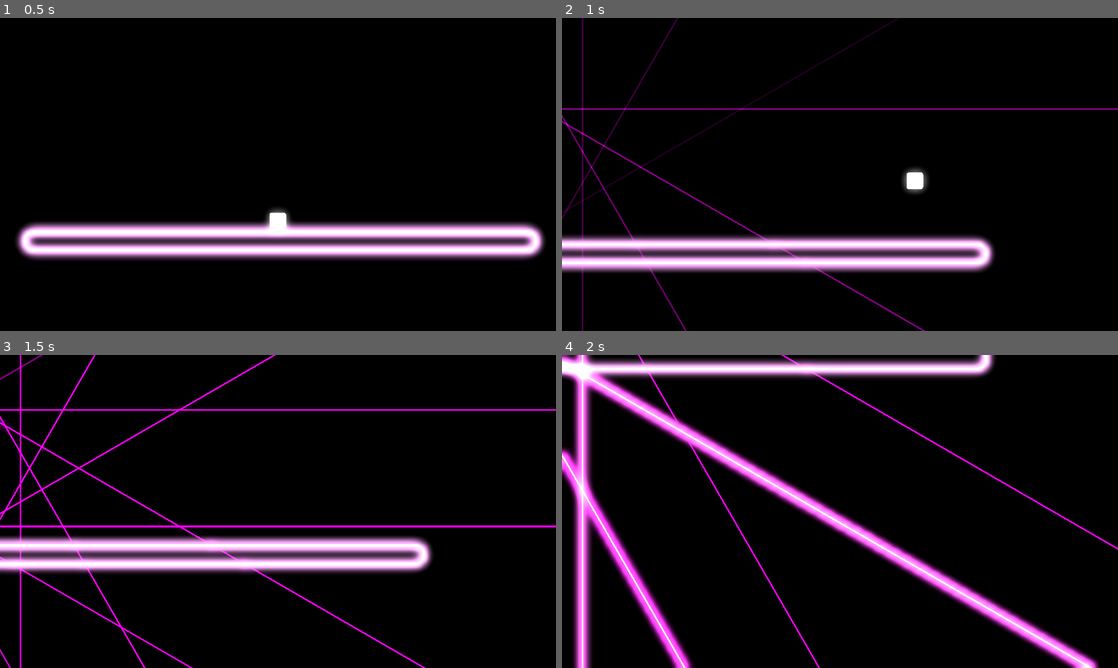
Above: before the commit, frames 1-4 (two rows, left to right).
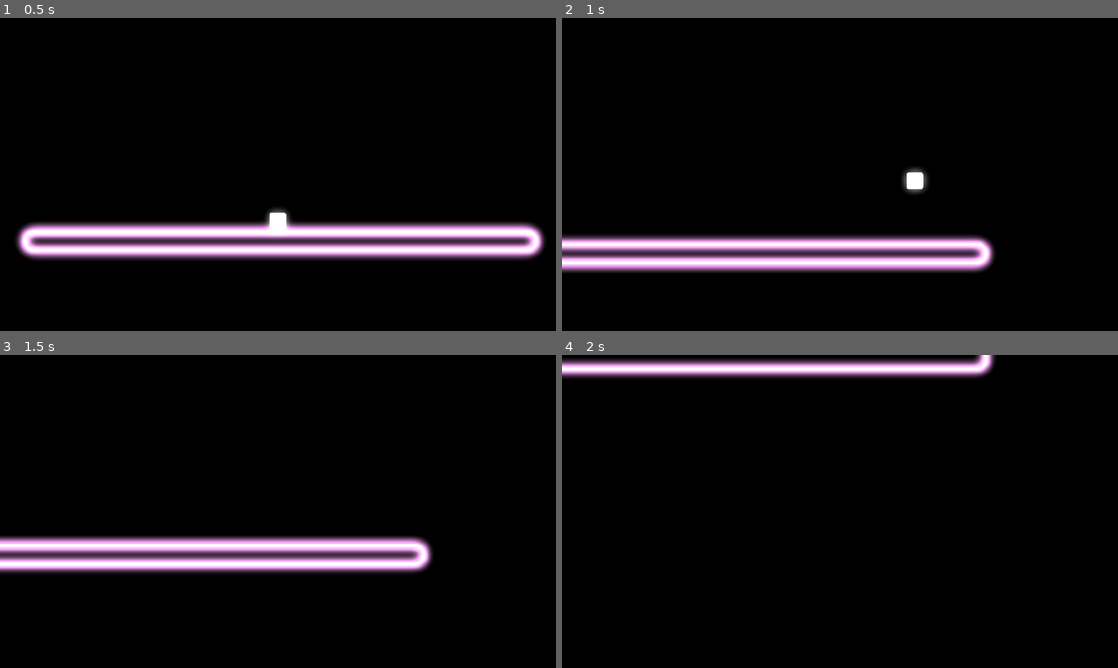
Above: after the commit, the same moments.

Repository: FireEntity1/beat-jumper
Game: Godot game, scene res://scenes/main_game.tscn
Two runs of this game, one before a commit and one after it. Both use one fixed random seed, a clock stepped at 60 frames per second and the inputs below.
Inputs:
- Up to frame 1 (0.5 s): no input
- Up to frame 2 (1 s): tap Enter at 0.5 s; hold D (right) from 0.53 s (still down); tap Ctrl (dash) at 0.6 s; tap Space (jump) at 0.77 s
- Up to frame 3 (1.5 s): keep holding D (right); tap S (slam) at 1.35 s
- Up to frame 4 (2 s): keep holding D (right); tap Space (jump) at 1.52 s

Frame 1 is identical in both runs. In frame 2, 2.1% of the frame differs, in the area x 0-100%, y 0-100%; in frame 3, 3.2%; in frame 4, 13%.

Commit message:
feat: proper handling of laser_circle params

Diff:
--- a/scripts/event_handler.gd
+++ b/scripts/event_handler.gd
@@ -23,24 +23,13 @@
 var events = [
 	{
 		"type": "laser_circle",
-		"beat": 5,
-		"pos": Vector2(4,1),
-		"rot": 0
-	},
-	{
-		"type": "laser_circle",
 		"beat": 10,
-		"pos": Vector2(7,1),
-		"rot": 0
-	},
-	{
-		"type": "laser_circle",
-		"beat": 15,
 		"pos": Vector2(10,1),
 		"rot": 0,
-		"radius": 100,
-		"amount": 24,
-		"edges": 6
+		"radius": 300,
+		"amount": 96,
+		"edges": 16,
+		"speed": 1.0/24.0
 	}
 ]
 
@@ -61,8 +50,15 @@
 			temp.fire_beat = event.beat
 			temp.pos = event.pos
 			temp.rot = event.rot
+			match event.type:
+				"laser_circle":
+					temp.speed = event.speed
+					temp.radius = event.radius
+					temp.edges = event.edges
+					temp.amount = event.amount
 			add_child(temp)
 			event_index += 1
+
 		else:
 			break
 
--- a/scripts/laser_circle.gd
+++ b/scripts/laser_circle.gd
@@ -1,10 +1,10 @@
 extends Node2D
 
-@export var edges = 12
-@export var radius = 300
-@export var amount = 24
-@export var speed = 0.125
-@export var fire_beat = 1
+@export var edges: int
+@export var radius: int
+@export var amount: int
+@export var speed: float
+@export var fire_beat = 1.0
 var offset
 
 @export var pos: Vector2
